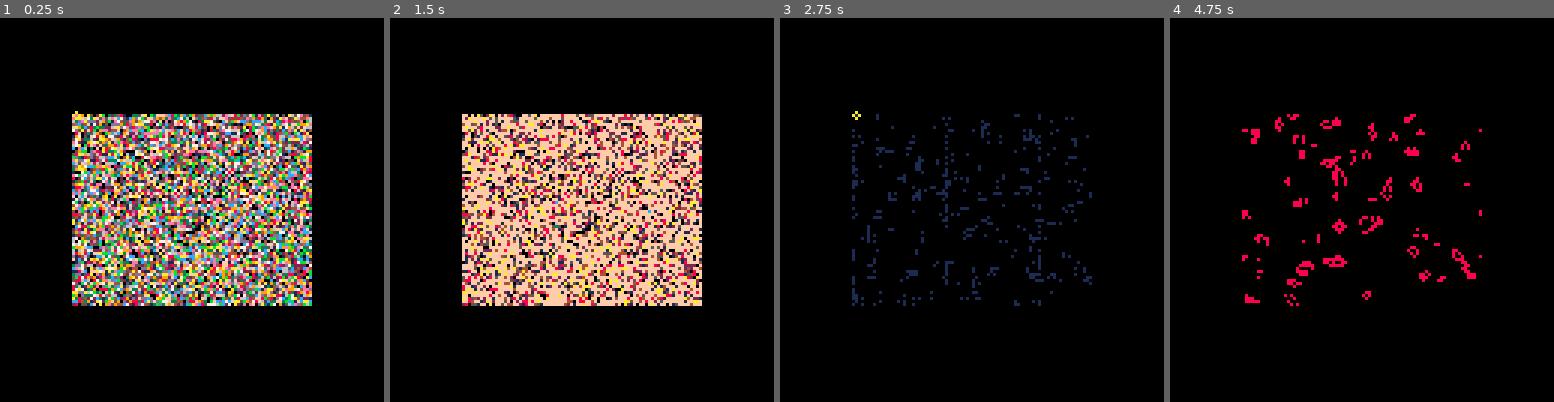
Above: before the commit, frames 1-4 (left to right).
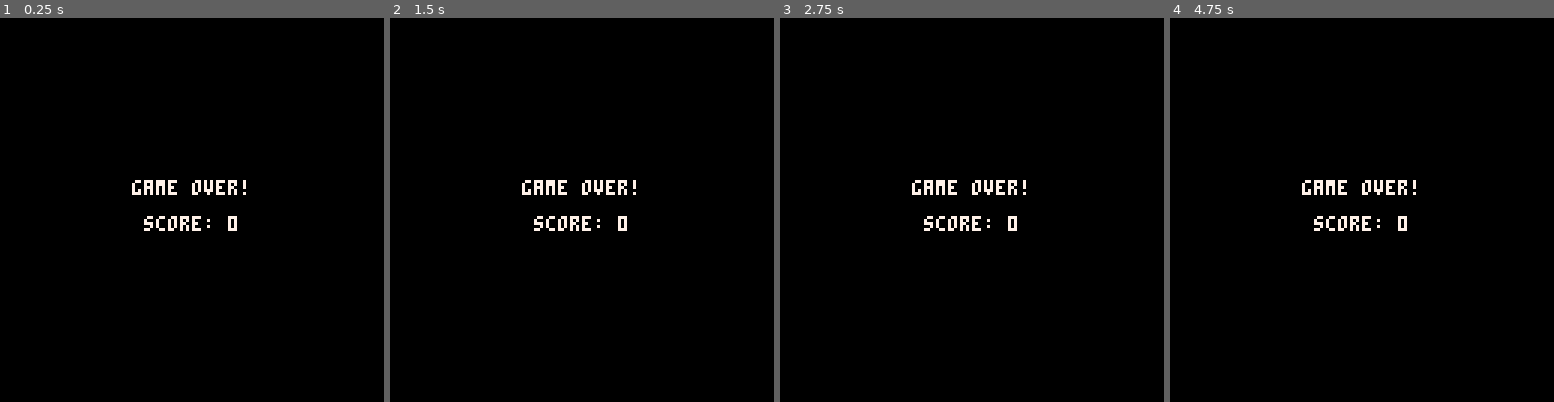
Above: after the commit, the same moments.

Repository: erwinbonsma/PicoGarden
Game: PICO-8 cartridge picogarden.p8
Two runs of this game, one before a commit and one after it. Both use one fixed random seed, a clock stepped at 60 frames per second and the inputs below.
Inputs:
- Up to frame 1 (0.25 s): no input
- Up to frame 2 (1.5 s): tap X (X key) at 0.33, 1.07 s; tap O (Z key) at 0.7 s
- Up to frame 3 (2.75 s): hold Right 1.6-2.1 s; tap O (Z key) at 1.7, 2.1, 2.5 s; tap X (X key) at 1.85 s; hold Up 2.15-2.42 s; hold Right from 2.47 s (still down)
- Up to frame 4 (4.75 s): tap O (Z key) every 0.4 s from 2.9 to 4.5 s; tap X (X key) at 2.97, 4.08 s; release Right at 3.03 s; hold Left 3.08-3.58 s; hold Down 3.63-3.97 s; hold Right 4.02-4.68 s; hold Up from 4.73 s (still down)

The runs differ from the first frame. In frame 1, 29% of the frame differs, in the area x 18-82%, y 24-75%; in frame 2, 29%, in the area x 18-82%, y 25-75%; in frame 3, 3.3%; in frame 4, 3.0%.

Commit message:
Detect game over

Diff:
--- a/picogarden.p8
+++ b/picogarden.p8
@@ -33,6 +33,10 @@
   v=t/5
  until v==0
  return s
+end
+
+function cprint(str,y)
+ print(str,64-#str*2,y)
 end
 
 -- 3x17=51 bytes
@@ -615,6 +619,11 @@
  expand=init_expand()
 
  state.bitcounter=bitcounter:new()
+
+ _draw=main_draw
+ _update=main_update
+
+ gameover()
 end
 
 function draw_gol(i,gol)
@@ -655,7 +664,7 @@
  end
 end
 
-function _draw()
+function main_draw()
  cls()
 
  if state.viewmode!=0 then
@@ -699,7 +708,7 @@
  end
 end
 
-function _update()
+function main_update()
  if btnp(⬆️) then
   if state.play then
    if (state.wait>0) state.wait-=1
@@ -751,6 +760,7 @@
   if state.t%(0x1<<state.wait)==0 then
    local idx=
     (state.steps<<16)%params.history_len
+   local total_cells=0
    for i,g in pairs(state.gols) do
     g:step()
     local ncells=
@@ -759,14 +769,39 @@
     state.counts[i][idx]=ncells
     state.liveliness_checks[i]
      :update(ncells)
+    total_cells+=ncells
    end
 
    for d in all(state.decays) do
     d:update()
    end
    state.steps+=1>>16
-  end
- end
+
+   if total_cells==0 then
+    gameover()
+   end
+  end
+ end
+end
+
+function gameover()
+ --todo: sfx
+ _draw=gameover_draw
+ _update=gameover_update
+end
+
+function gameover_draw()
+ cls()
+
+ color(7)
+ cprint("game over!",54)
+ cprint(
+  "score: "..
+  u32_tostr(state.steps),66
+ )
+end
+
+function gameover_update()
 end
 __gfx__
 00000000000000000000000000000000000000000000000000000000000000000000000000000000000000000000000000000000000000000000000000000000
